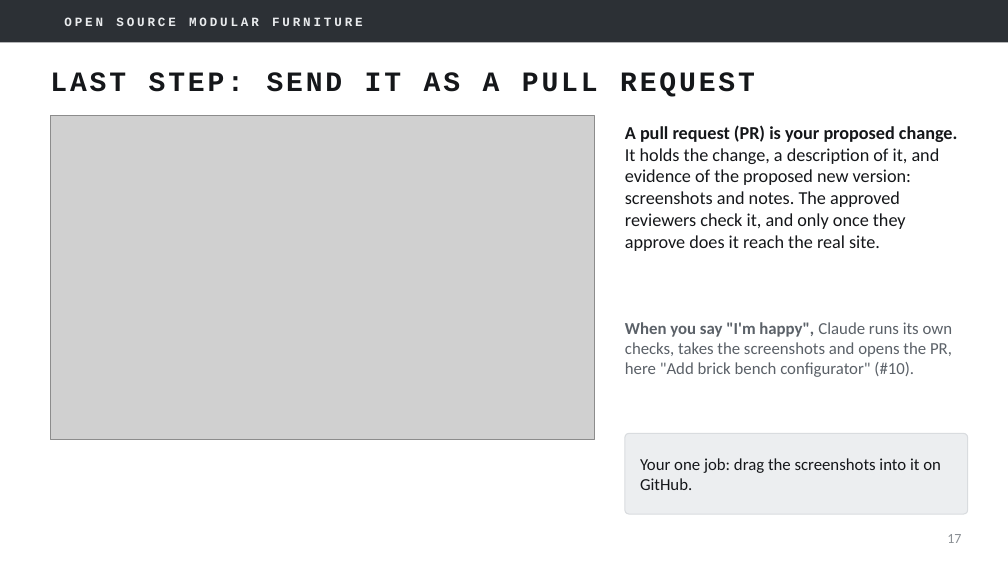
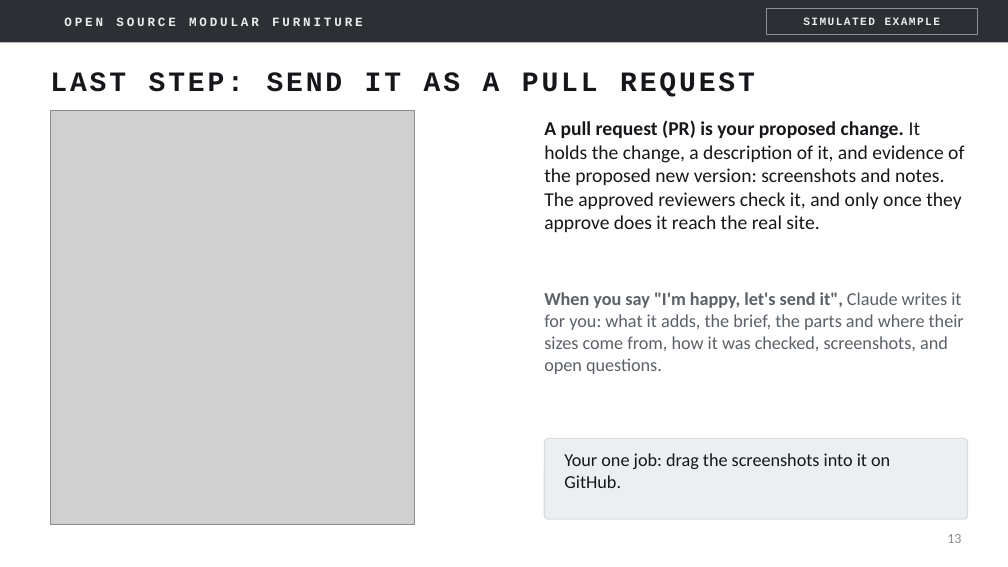
Before and after one commit to mfprado/acrylic-furniture, a slide deck: slide 13 of docs/contributing-guide.pptx (slide 17 before the commit). Drawn at 1008x567 pixels with LibreOffice and Linux fonts; fonts in the diff are those of the drawing; grey boxes stand for pictures; background and template pictures are left out. Boxes give left, top, right and bottom in pixels: in the first picture for what was removed or moved away, otherwise in the second. Text is boxed around its words. In the diff, an @@ line names an element or a change of style, - is before the commit and + after.

```diff
--- a/docs/contributing-guide.pptx
+++ b/docs/contributing-guide.pptx
@@ rectangle added at (766, 8, 978, 34), outline #8A8F94 0.75 pt, 8 pt, text #E9EBED, bold @@
+SIMULATED EXAMPLE
@@ picture: place and size @@
-picture at (50, 116, 595, 439)
+picture at (50, 111, 415, 524)
@@ text "A pull request (PR) is ...": place and size @@
-text "A pull request (PR) is ..." at (625, 125, 957, 251)
+text "A pull request (PR) is ..." at (544, 120, 964, 232)
@@ text "A pull request (PR) is ..." at (544, 120, 964, 232): size 13 to 14 pt @@
@@ text at (544, 292, 964, 374): text changed; size 12 to 13 pt @@
-When you say "I'm happy", Claude runs its own checks, takes the screenshots and opens the PR, here "Add brick bench configurator" (#10).
+When you say "I'm happy, let's send it", Claude writes it for you: what it adds, the brief, the parts and where their sizes come from, how it was checked, screenshots, and open questions.
@@ rounded rectangle: place and size @@
-rounded rectangle at (625, 433, 968, 514)
+rounded rectangle at (544, 438, 968, 519)
@@ text "Your one job: drag the ...": place and size @@
-text "Your one job: drag the ..." at (640, 458, 941, 490)
+text "Your one job: drag the ..." at (564, 453, 890, 488)
@@ text "Your one job: drag the ..." at (564, 453, 890, 488): size 12 to 13 pt; vertical alignment middle to top @@
@@ page number at (947, 534, 961, 543): text changed @@
-17
+13
```
Also in this commit, not shown: 5 other slides changed, 4 slides removed.
